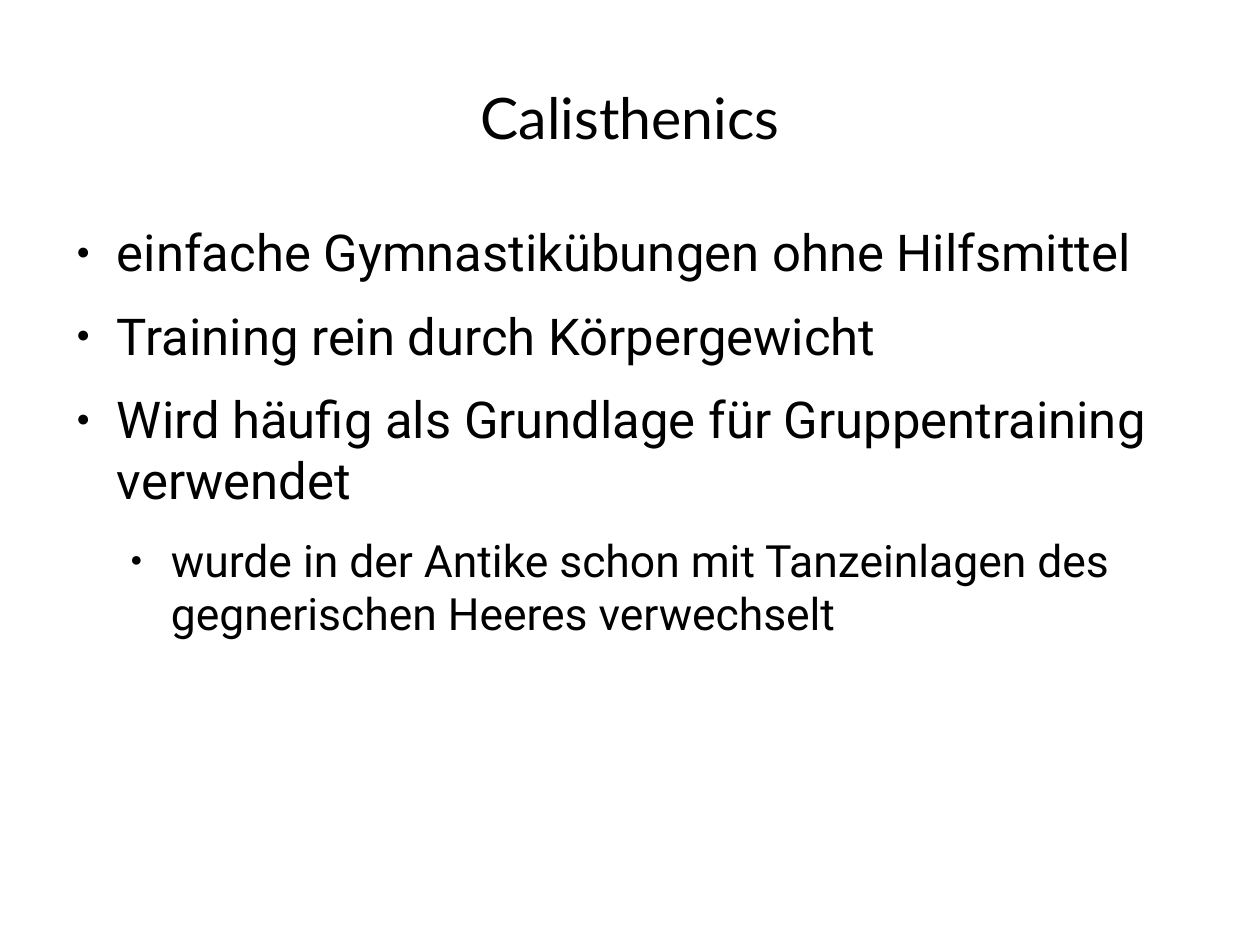
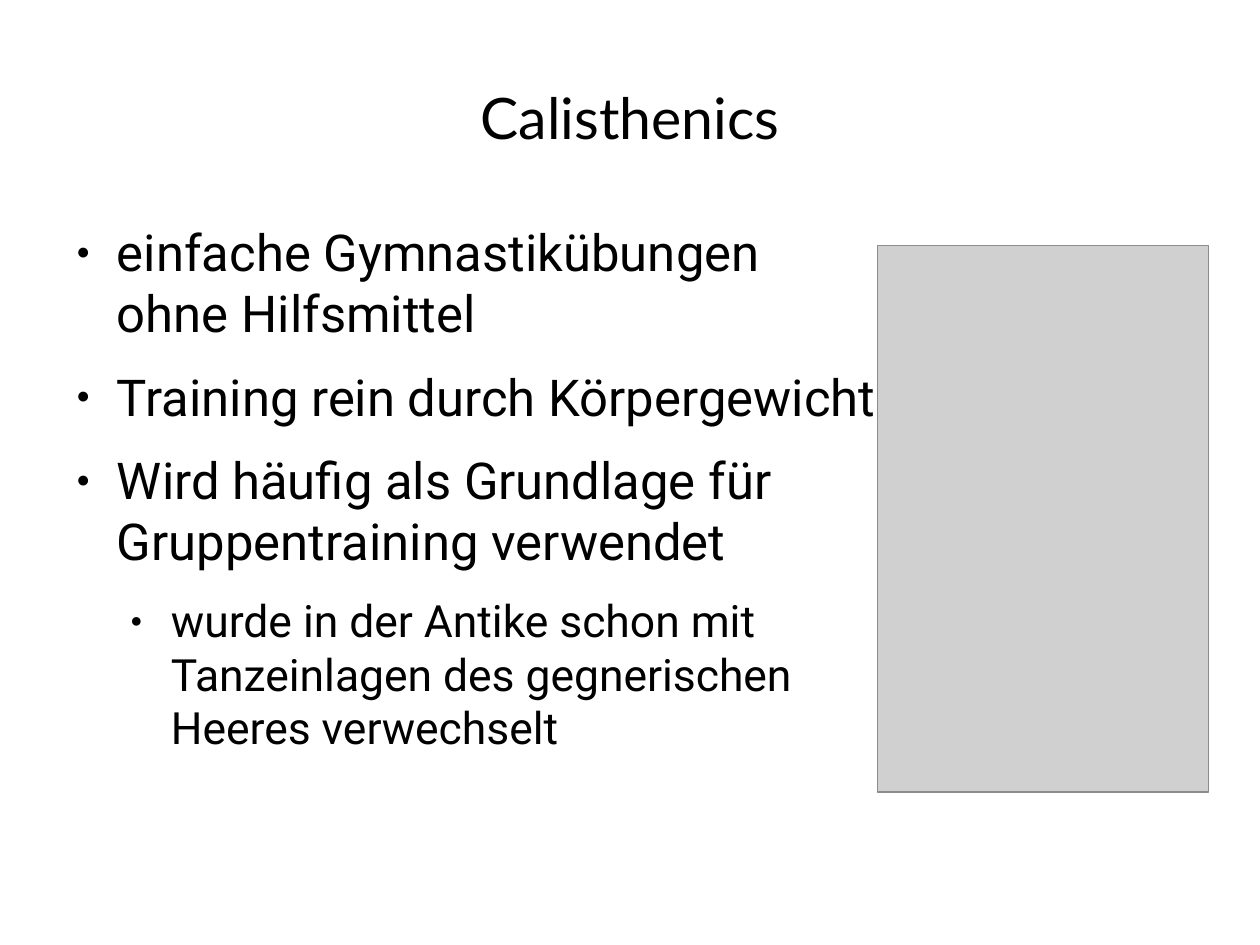
Before and after one commit to dlindner/vorlesung-se2-dhbw, a slide deck: slide 2 of added_2009/Object Calisthenics.odp. Drawn at 1260x945 pixels with LibreOffice and Linux fonts; fonts in the diff are those of the drawing; grey boxes stand for pictures; background and template pictures are left out. Boxes give left, top, right and bottom in pixels: in the first picture for what was removed or moved away, otherwise in the second. Text is boxed around its words. In the diff, an @@ line names an element or a change of style, - is before the commit and + after.

```diff
--- a/added_2009/Object Calisthenics.odp
+++ b/added_2009/Object Calisthenics.odp
@@ text "einfache Gymnastikübungen ohne Hilfsmittel" rewrapped from box(117, 232, 1146, 640) to box(117, 232, 875, 745) @@
@@ picture added at box(878, 246, 1210, 792) @@
```
Also in this commit, not shown: 9 other slides changed, 1 slide added, 1 slide removed.
